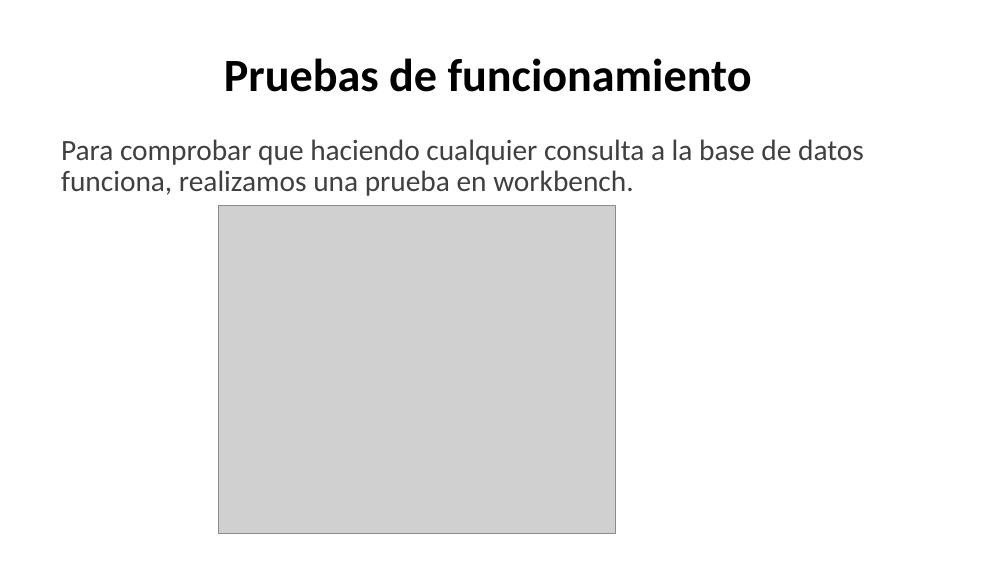
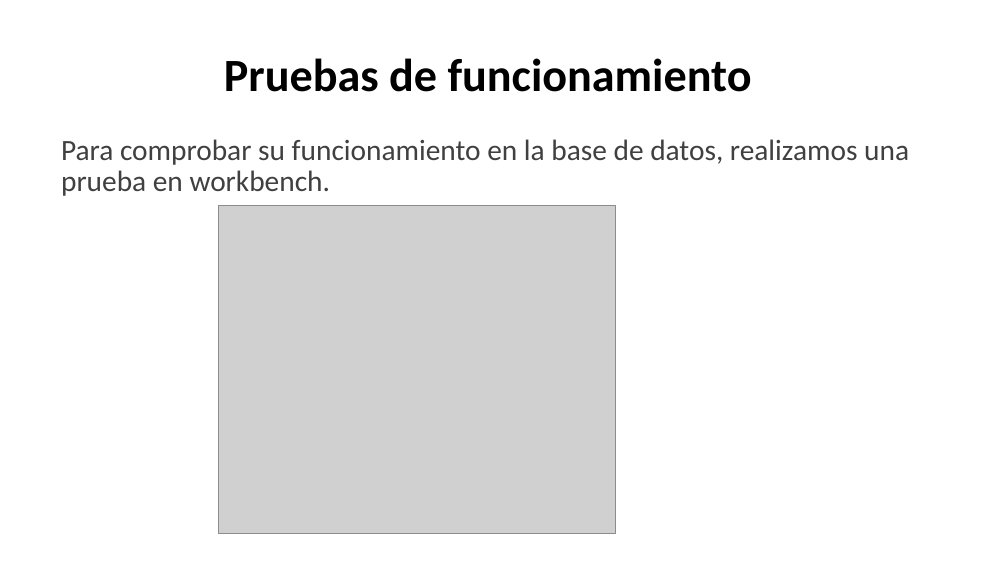
Before and after one commit to Peypa0512/Proyecto_Final, a slide deck: slide 11 of Presentación proyecto.pptx (slide 13 before the commit). Drawn at 1008x567 pixels with LibreOffice and Linux fonts; fonts in the diff are those of the drawing; grey boxes stand for pictures. Boxes give left, top, right and bottom in pixels: in the first picture for what was removed or moved away, otherwise in the second. Text is boxed around its words. In the diff, an @@ line names an element or a change of style, - is before the commit and + after.

```diff
--- a/Presentación proyecto.pptx
+++ b/Presentación proyecto.pptx
@@ text at <box>61,139,909,196</box>: text changed @@
-Para comprobar que haciendo cualquier consulta a la base de datos funciona, realizamos una prueba en workbench.
+Para comprobar su funcionamiento en la base de datos, realizamos una prueba en workbench.
```
Also in this commit, not shown: 18 other slides changed, 4 slides added, 4 slides removed, 22 other files.
